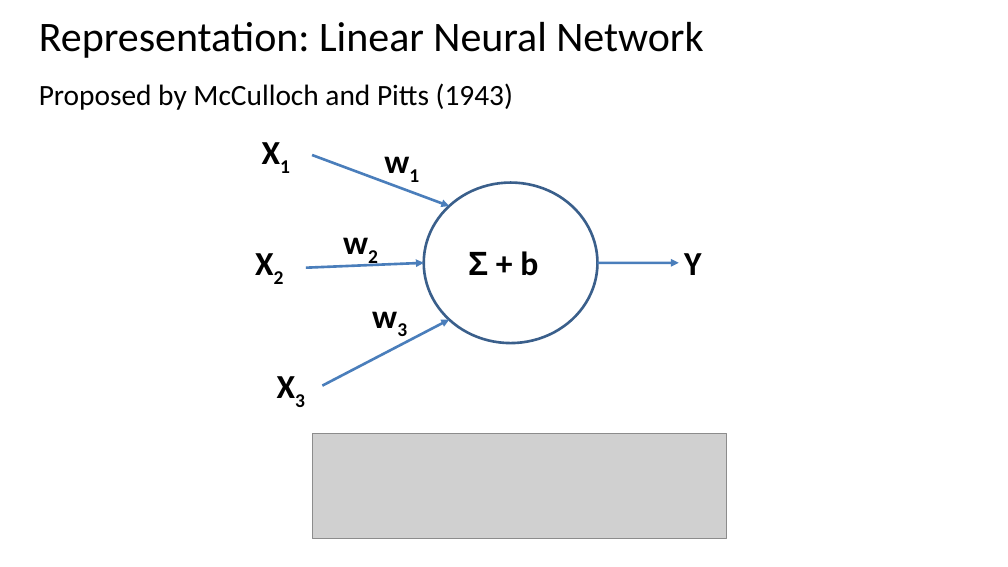
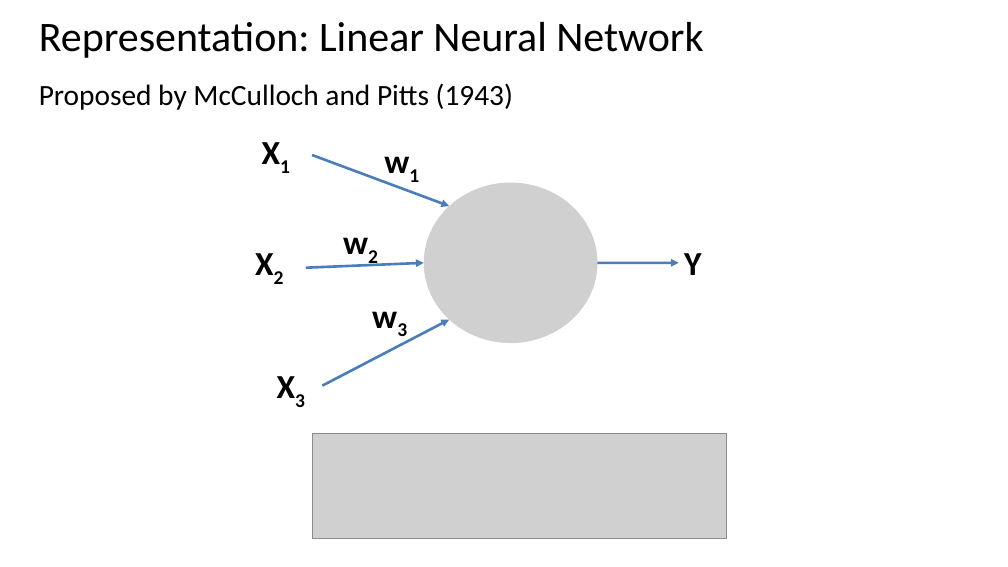
Before and after one commit to StephenElston/CSCI-E25, a slide deck: slide 8 of Slides/5_BuildingBlocksOfDeepLearning.pptx (slide 9 before the commit). Drawn at 1008x567 pixels with LibreOffice and Linux fonts; fonts in the diff are those of the drawing; grey boxes stand for pictures. Boxes give left, top, right and bottom in pixels: in the first picture for what was removed or moved away, otherwise in the second. Text is boxed around its words. In the diff, an @@ line names an element or a change of style, - is before the commit and + after.

```diff
--- a/Slides/5_BuildingBlocksOfDeepLearning.pptx
+++ b/Slides/5_BuildingBlocksOfDeepLearning.pptx
@@ ellipse removed at [424, 182, 598, 343] @@
@@ picture added at [424, 182, 598, 343] @@
@@ text removed at [468, 251, 538, 276] @@
-Σ + b
```
Also in this commit, not shown: 7 other slides changed, 1 slide removed.
